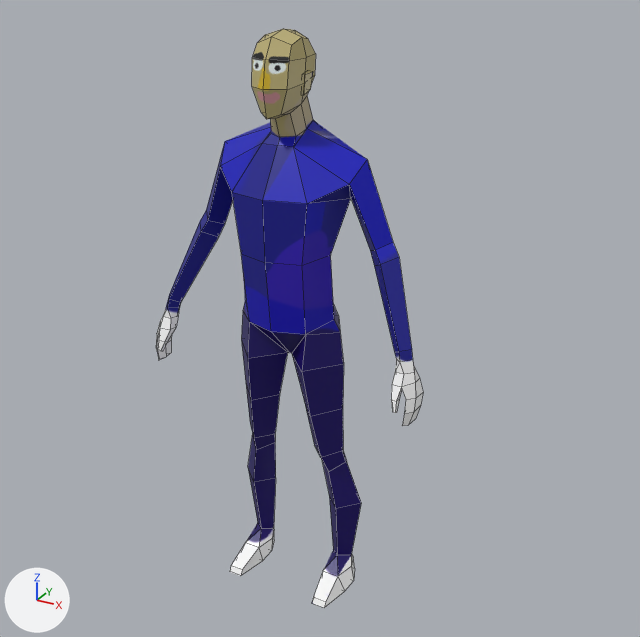
What one commit did to the Blender file blenderfiles/enemy_blender.blend.
Both versions are drawn from a 50 mm camera at (2.11, -3.51, 3.39) aimed at (0.11, 0.12, 1.58). Arrows for +X, +Y and +Z are at lower left; the lights stay in place. The older version comes first. Mesh edges are drawn as thin lines.
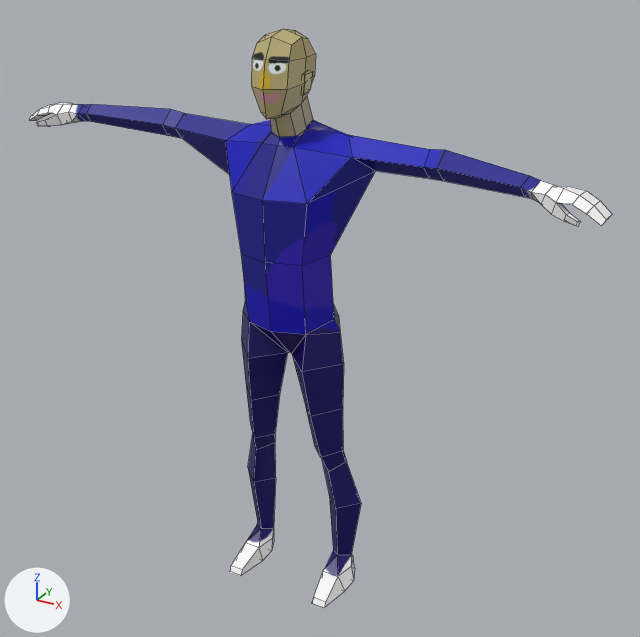
Changed parts and their boxes (x1, y1, x2, y2) in the pictures (640 x 637 px; the box of a moved part takes in the faces that stretch with it):
'Cylinder', reshaped (118% wider)
    before: (156, 29, 423, 608)
    after: (30, 29, 612, 608)
part 1 of me_cylinder_001, moved or reshaped
    before: (294, 120, 423, 426)
    after: (294, 120, 612, 265)
part 2 of me_cylinder_001, moved or reshaped
    before: (156, 122, 271, 360)
    after: (30, 102, 271, 191)

The change, as a diff of the scene's bpy script:
```diff
--- a/blenderfiles/enemy_blender.blend.py
+++ b/blenderfiles/enemy_blender.blend.py
@@ me_cylinder_001 @@
 # used by ob_cylinder; location = (0.0, 0.0, 1.53)
-me_cylinder_001.from_pydata(...)  # 287 vertices, 296 faces; spans x -0.75..0.75, y -0.22..0.28, z -1.5..1.46
+me_cylinder_001.from_pydata(...)  # 287 vertices, 296 faces; spans x -1.46..1.5, y -0.22..0.28, z -1.5..1.46
+# me_cylinder_001 part 1: all 56 vertices in x 0.31..0.75, y -0.21..0.17, z -0.27..0.91 are turned -66.1 degrees about the y axis through their middle, then moved by (0.35, 0.0, 0.58)
+# me_cylinder_001 part 2: all 55 vertices in x -0.75..-0.35, y -0.21..0.17, z -0.27..0.91 are turned 72 degrees about the y axis through their middle, then moved by (-0.29, 0.0, 0.66)
 me_cylinder_001.materials.append(mat_skin)
```
